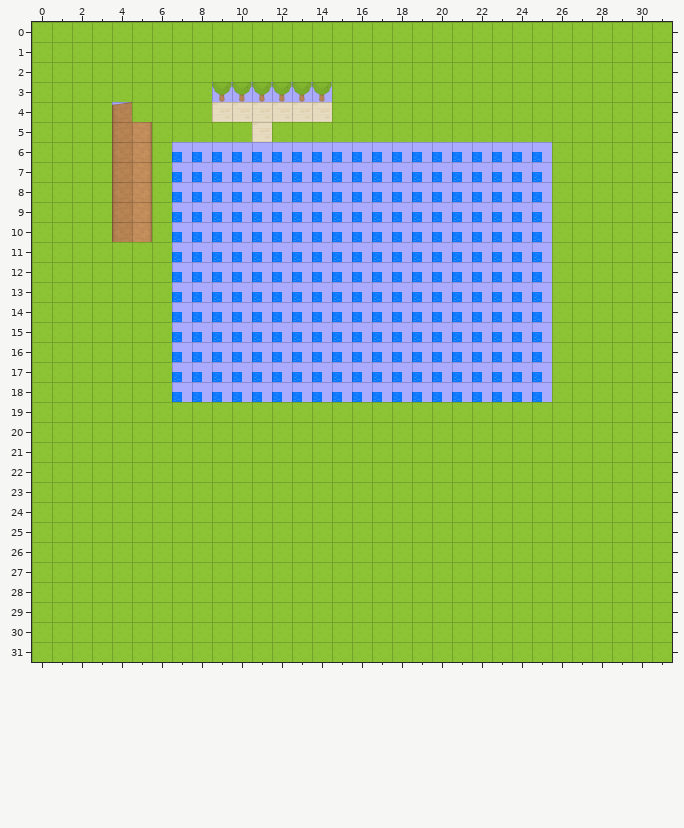
Tiled map -- TimothE/Resources/Tilemaps/TileMapTMXTest.tmx. The picture above is the old version.
Cells are 64x64 px. Shown: x 0..31, y 0..31.
Once edited:
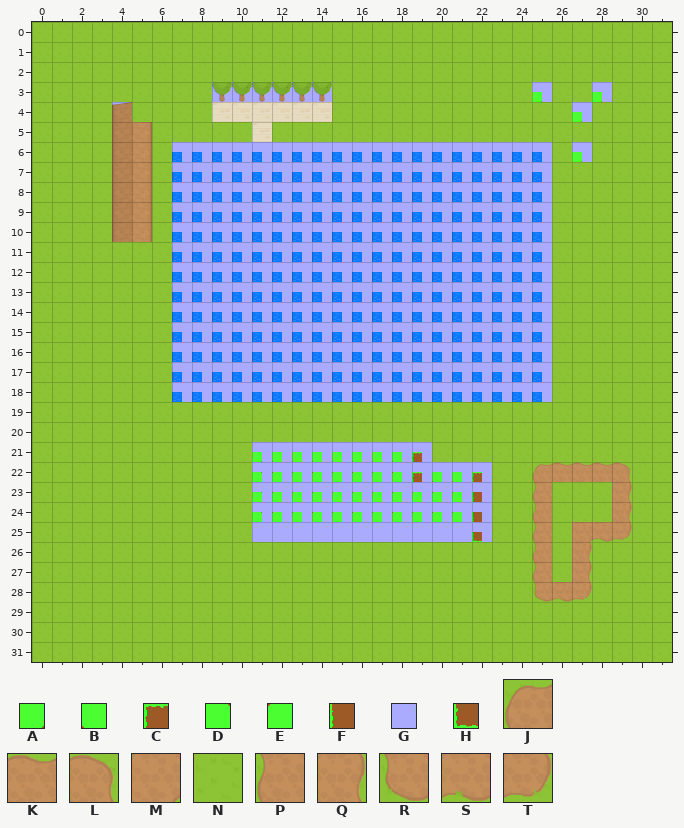
Key: from "TMX Tester": A 3, B 4, C 5, D 19, E 20, F 21, G 36, H 37; from "TestSheet": J 5, K 6, L 7, M 8, N 21, P 25, Q 27, R 45, S 46, T 47.
_ is an empty cell.
Diff:
Layer "PlayerSpawn":
The author changed tile N to tile A in row 3 at x 25 and 28; in row 4 at x 27; in row 6 at x 27; in row 21 at x 11.
The author changed tile N to tile B in row 21 at x 12 to 18; in row 22 at x 20 to 21.
The author changed tile N to tile C in row 21 at x 19; in row 22 at x 19 and 22.
The author changed tile N to tile D in rows 22 to 24 at x 11.
The author changed tile N to tile E in row 22 at x 12 to 18; in rows 23 to 24 at x 12 to 21.
The author changed tile N to tile F in rows 23 to 24 at x 22.
The author changed tile N to tile G in row 25 at x 12 to 21.
The author changed tile N to tile H in row 25 at x 22.
The author changed tile N to tile J in row 22 at x 25.
The author changed tile N to tile K in row 22 at x 26 to 28.
The author changed tile N to tile L in row 22 at x 29.
The author changed tile N to tile M in row 25 at x 27.
The author changed tile N to tile P in rows 23 to 27 at x 25.
The author changed tile N to tile Q in rows 23 to 24 at x 29; in rows 26 to 27 at x 27.
The author changed tile N to tile R in row 28 at x 25.
The author changed tile N to tile S in row 25 at x 28; in row 28 at x 26.
The author changed tile N to tile T in row 25 at x 29; in row 28 at x 27.
The edit erases tile N in row 25 at x 11.
Boxes around the changes in both pictures, in picture pixels (x1, y1, x2, y2):
changed: (532, 82, 552, 102)
changed: (572, 82, 612, 122)
changed: (572, 142, 592, 162)
changed: (252, 442, 492, 542)
changed: (532, 462, 632, 602)
